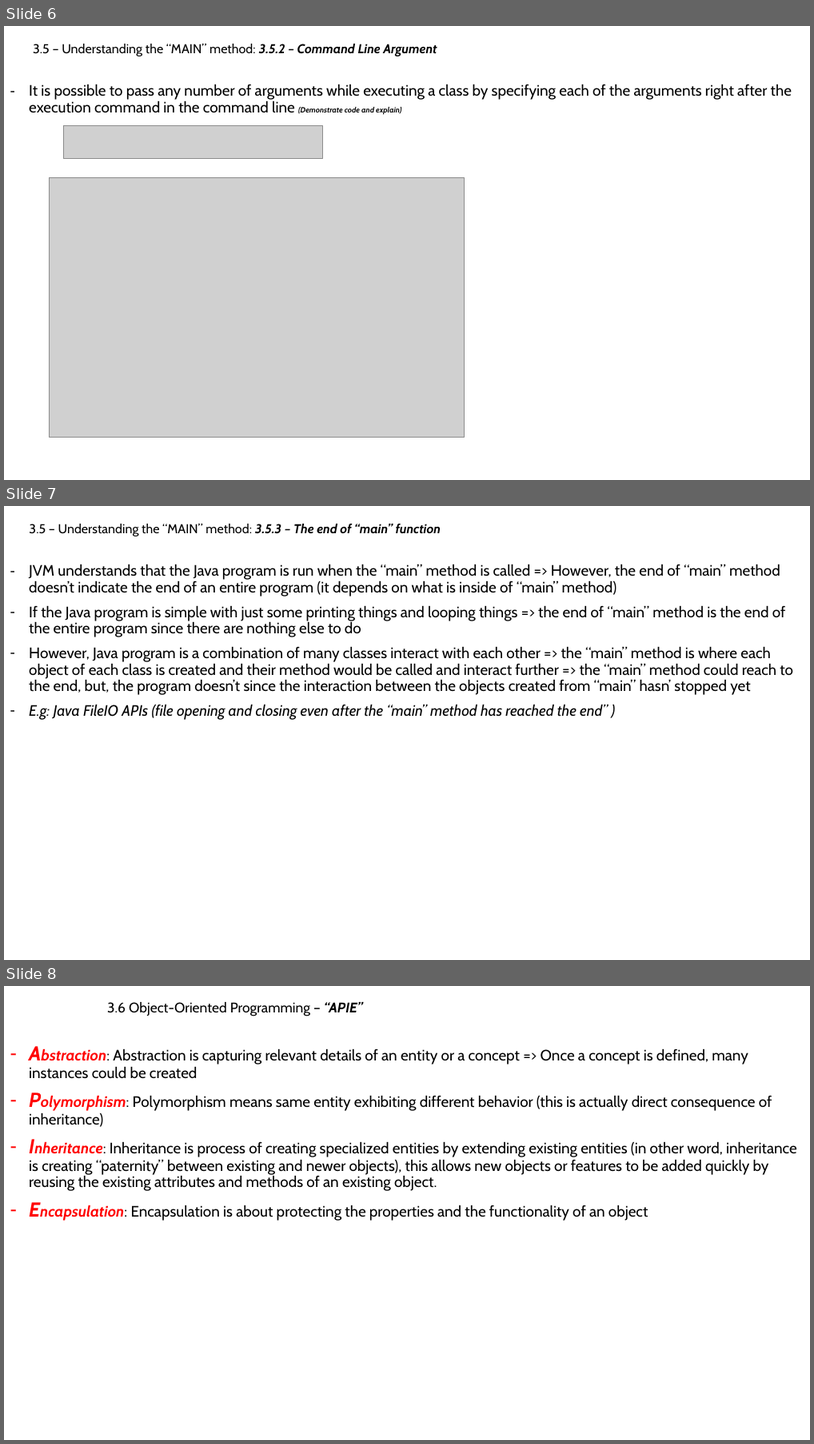
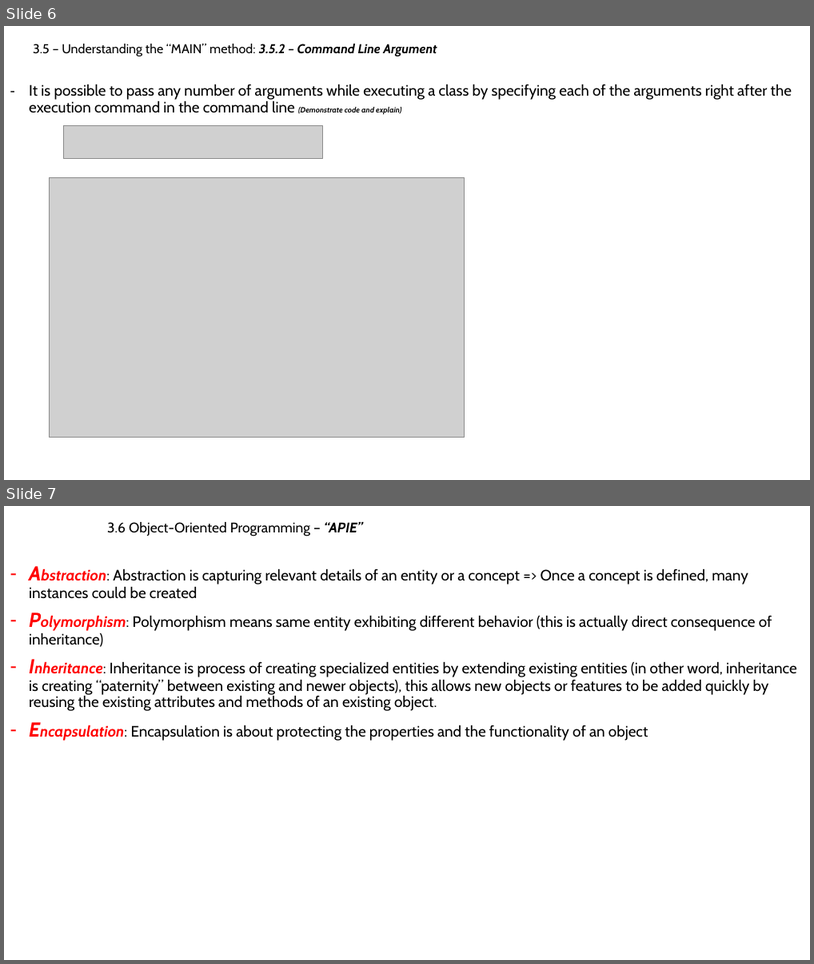
Before and after one commit to MaiDinhVinh/CS-Java, a slide deck: OCFA - OCA Presentations/JSE8Foundation/Chapter 3 - Java Basic/Chapter 3 - Java Basic.pptx. Shown one above the other, each under a label of ours: slides 6, 7 and 8 before the commit, slides 6 and 7 after it. The pictures are 814x1444 and 814x964 pixels, drawn with LibreOffice and Linux fonts; fonts in the diff are those of the drawing; grey boxes stand for pictures. Boxes give left, top, right and bottom in pixels: in the first picture for what was removed or moved away, otherwise in the second. Text is boxed around its words. In the diff, an @@ line names an element or a change of style, - is before the commit and + after.

```diff
--- a/OCFA - OCA Presentations/JSE8Foundation/Chapter 3 - Java Basic/Chapter 3 - Java Basic.pptx
+++ b/OCFA - OCA Presentations/JSE8Foundation/Chapter 3 - Java Basic/Chapter 3 - Java Basic.pptx
@@ slide 7 removed at [4,506,810,960], background #FFFFFF @@
@@ subtitle removed at [29,524,442,536] @@
-3.5 – Understanding the “MAIN” method: 3.5.3 – The end of “main” function
@@ text removed at [29,564,794,720] @@
-– JVM understands that the Java program is run when the “main” method is called => However, the end of “main” method doesn’t indicate the end of an entire program (it depends on what is inside of “main” method)
-– If the Java program is simple with just some printing things and looping things => the end of “main” method is the end of the entire program since there are nothing else to do
-– However, Java program is a combination of many classes interact with each other => the “main” method is where each object of each class is created and their method would be called and interact further => the “main” method could reach to the end, but, the program doesn’t since the interaction between the objects created from “main” hasn’ stopped yet
-– E.g: Java FileIO APIs (file opening and closing even after the “main” method has reached the end” )
@@ what was slide 8 is now slide 7 @@
```
Also in this commit, not shown: 39 other files.
